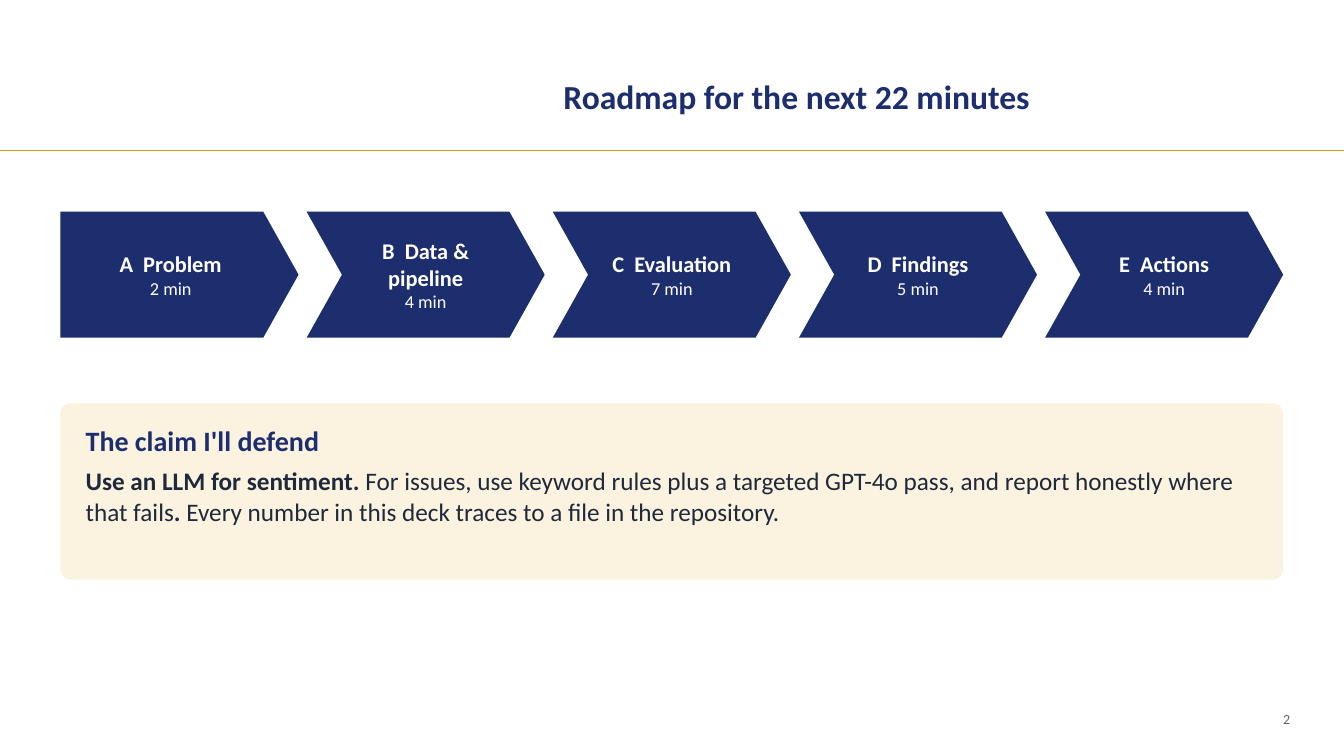
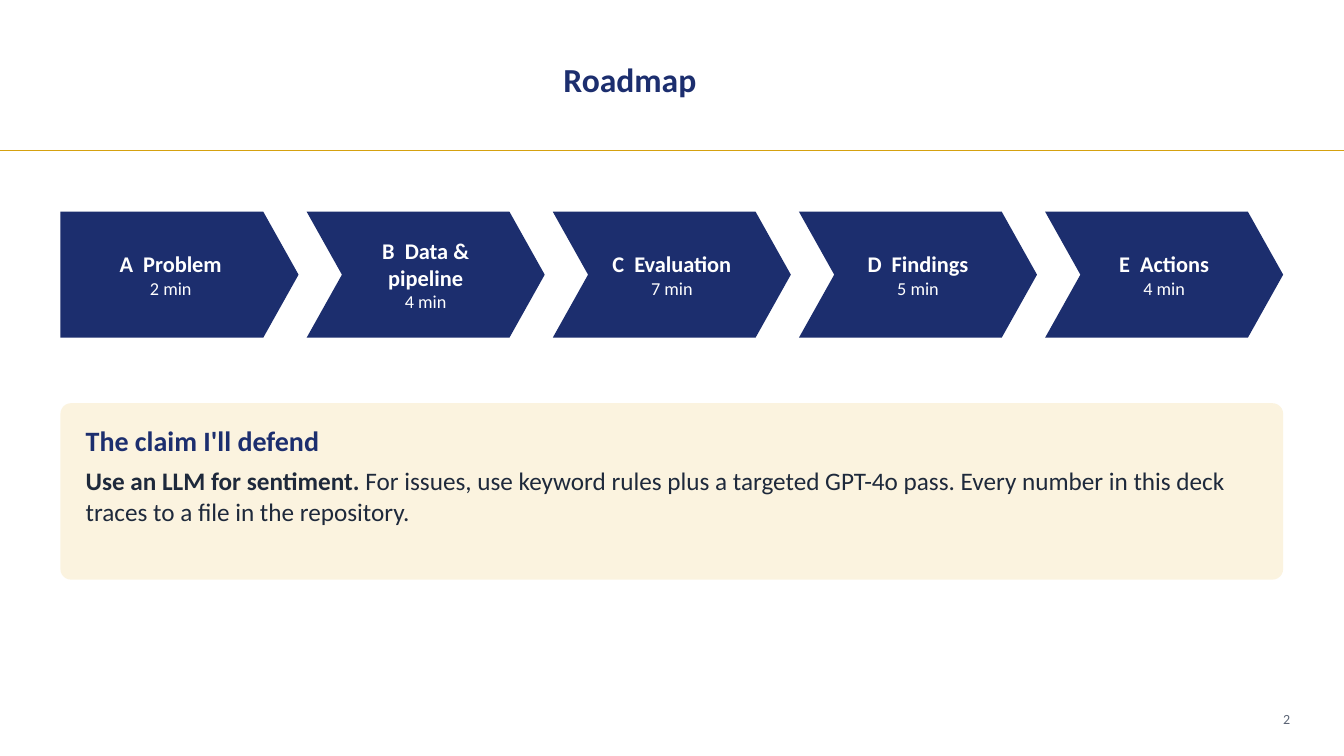
Before and after one commit to LizLicense/Public-Sentiment-Analysis-LLM-powered-Issue-Extraction, a slide deck: slide 2 of presentation/capstone_walkthrough_merged.pptx. Drawn at 1344x756 pixels with LibreOffice and Linux fonts; fonts in the diff are those of the drawing; background and template pictures are left out. Boxes give left, top, right and bottom in pixels: in the first picture for what was removed or moved away, otherwise in the second. Text is boxed around its words. In the diff, an @@ line names an element or a change of style, - is before the commit and + after.

```diff
--- a/presentation/capstone_walkthrough_merged.pptx
+++ b/presentation/capstone_walkthrough_merged.pptx
@@ text at (x1=563, y1=68, x2=696, y2=98): text changed @@
-Roadmap for the next 22 minutes
+Roadmap
@@ text at (x1=86, y1=472, x2=1224, y2=525): text changed @@
-Use an LLM for sentiment. For issues, use keyword rules plus a targeted GPT-4o pass, and report honestly where that fails. Every number in this deck traces to a file in the repository.
+Use an LLM for sentiment. For issues, use keyword rules plus a targeted GPT-4o pass. Every number in this deck traces to a file in the repository.
```
Also in this commit, not shown: 24 other slides changed, 1 slide removed, 11 other files.
